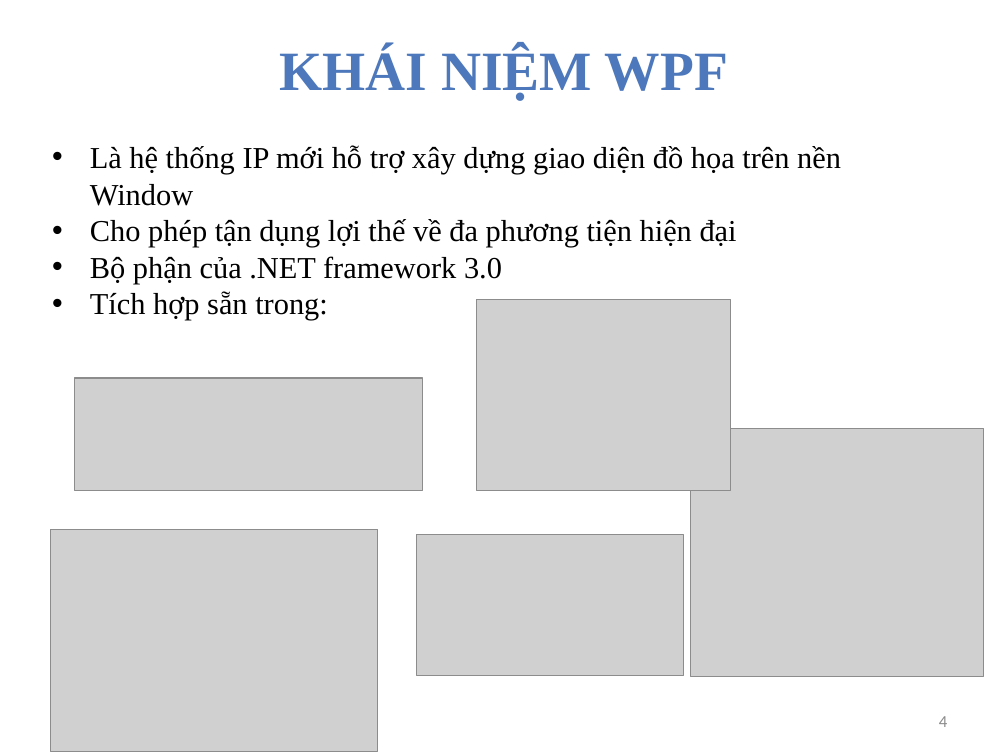
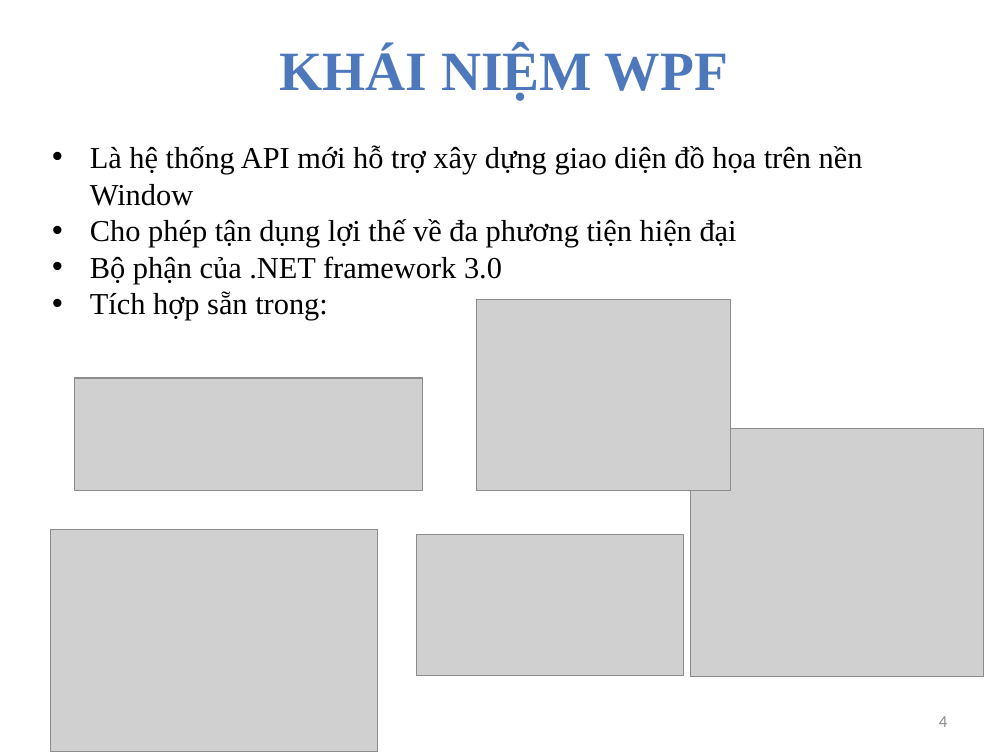
Before and after one commit to phandinhphivan/Phan-Dinh-Phi-Van, a slide deck: slide 4 of WPF.pptx. Drawn at 1008x756 pixels with LibreOffice and Linux fonts; fonts in the diff are those of the drawing; grey boxes stand for pictures. Boxes give left, top, right and bottom in pixels: in the first picture for what was removed or moved away, otherwise in the second. Text is boxed around its words. In the diff, an @@ line names an element or a change of style, - is before the commit and + after.

```diff
--- a/WPF.pptx
+++ b/WPF.pptx
@@ text at bbox=[90, 145, 863, 206]: text changed @@
-• Là hệ thống IP mới hỗ trợ xây dựng giao diện đồ họa trên nền Window
+• Là hệ thống API mới hỗ trợ xây dựng giao diện đồ họa trên nền Window
```
Also in this commit, not shown: 2 other slides changed, 25 other files.
